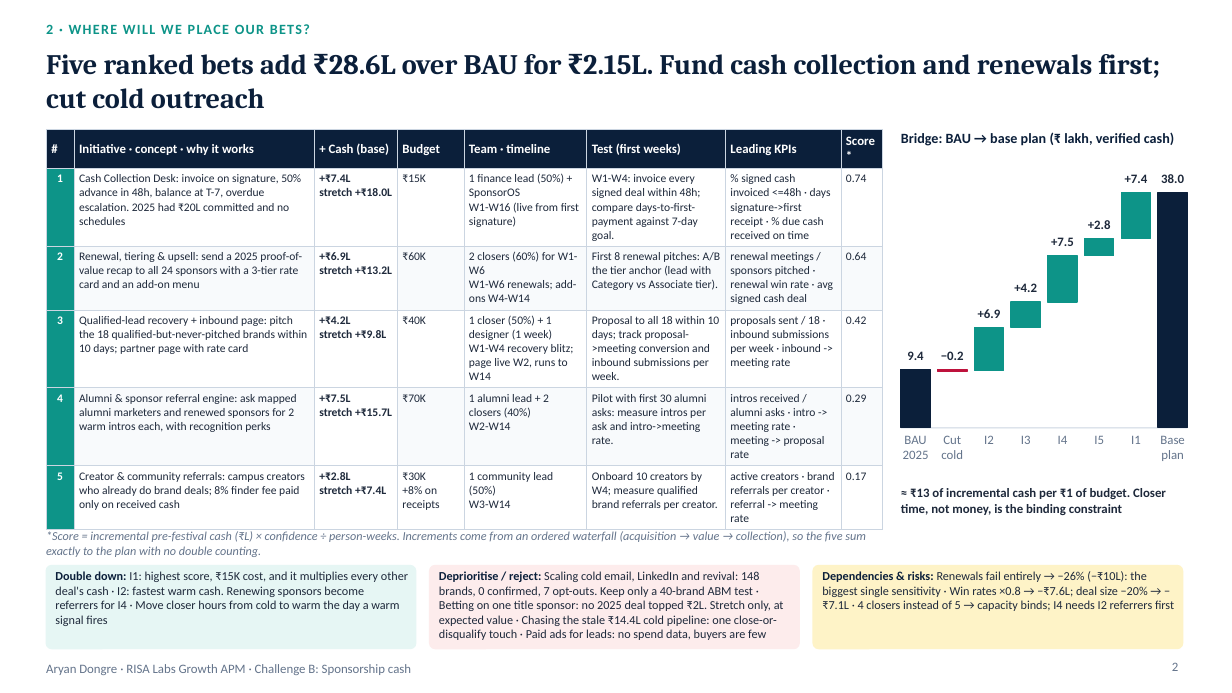
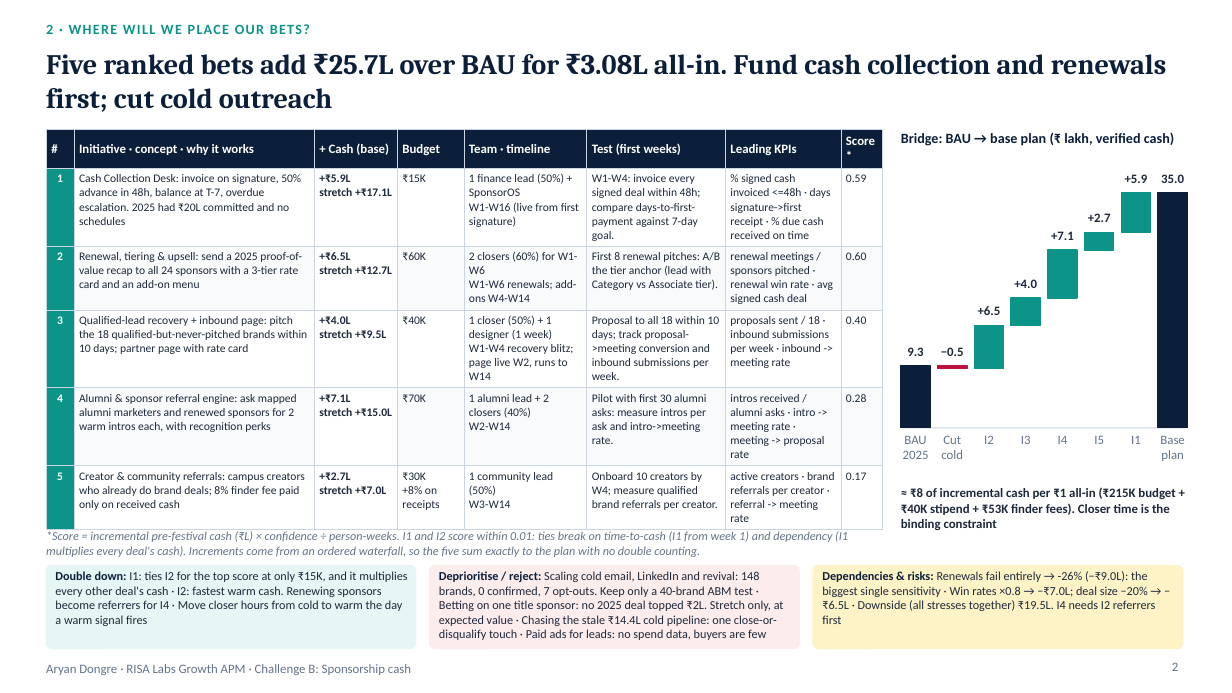
Before and after one commit to aryan2135/sponsoros-risa-growth, a slide deck: slide 2 of deliverables/RISA_Growth_Strategy.pptx. Drawn at 1232x693 pixels with LibreOffice and Linux fonts; fonts in the diff are those of the drawing. Boxes give left, top, right and bottom in pixels: in the first picture for what was removed or moved away, otherwise in the second. Text is boxed around its words. In the diff, an @@ line names an element or a change of style, - is before the commit and + after.

```diff
--- a/deliverables/RISA_Growth_Strategy.pptx
+++ b/deliverables/RISA_Growth_Strategy.pptx
@@ text at bbox=[46, 54, 1167, 112]: text changed @@
-Five ranked bets add ₹28.6L over BAU for ₹2.15L. Fund cash collection and renewals first; cut cold outreach
+Five ranked bets add ₹25.7L over BAU for ₹3.08L all-in. Fund cash collection and renewals first; cut cold outreach
@@ table at bbox=[46, 129, 883, 526] @@
-row 2, column 3: +₹7.4L / stretch +₹18.0L
+row 2, column 3: +₹5.9L / stretch +₹17.1L
-row 2, column 8: 0.74
+row 2, column 8: 0.59
-row 3, column 3: +₹6.9L / stretch +₹13.2L
+row 3, column 3: +₹6.5L / stretch +₹12.7L
-row 3, column 8: 0.64
+row 3, column 8: 0.60
-row 4, column 3: +₹4.2L / stretch +₹9.8L
+row 4, column 3: +₹4.0L / stretch +₹9.5L
-row 4, column 8: 0.42
+row 4, column 8: 0.40
-row 5, column 3: +₹7.5L / stretch +₹15.7L
+row 5, column 3: +₹7.1L / stretch +₹15.0L
-row 5, column 8: 0.29
+row 5, column 8: 0.28
-row 6, column 3: +₹2.8L / stretch +₹7.4L
+row 6, column 3: +₹2.7L / stretch +₹7.0L
@@ text at bbox=[1125, 174, 1148, 183]: text changed @@
-+7.4
++5.9
@@ rectangle: place and size @@
-rectangle at bbox=[1121, 193, 1151, 239]
+rectangle at bbox=[1121, 193, 1151, 233]
@@ text at bbox=[1051, 231, 1074, 240]: text changed @@
-+7.5
++7.1
@@ text at bbox=[1088, 213, 1111, 222]: text changed @@
-+2.8
++2.7
@@ text at bbox=[1014, 279, 1037, 288]: text changed @@
-+4.2
++4.0
@@ text at bbox=[978, 306, 1001, 315]: text changed @@
-+6.9
++6.5
@@ text at bbox=[907, 347, 923, 356]: text changed @@
-9.4
+9.3
@@ text at bbox=[941, 347, 964, 356]: text changed @@
-−0.2
+−0.5
@@ rectangle: place and size @@
-rectangle at bbox=[901, 370, 931, 428]
+rectangle at bbox=[901, 365, 931, 428]
@@ 4 rectangles: place and size @@
-4 rectangles at bbox=[938, 238, 1115, 372]
+4 rectangles at bbox=[938, 232, 1115, 369]
@@ text at bbox=[901, 487, 1175, 530]: text changed @@
-≈ ₹13 of incremental cash per ₹1 of budget. Closer time, not money, is the binding constraint
+≈ ₹8 of incremental cash per ₹1 all-in (₹215K budget + ₹40K stipend + ₹53K finder fees). Closer time is the binding constraint
@@ text at bbox=[46, 531, 848, 557]: text changed @@
-*Score = incremental pre-festival cash (₹L) × confidence ÷ person-weeks. Increments come from an ordered waterfall (acquisition → value → collection), so the five sum exactly to the plan with no double counting.
+*Score = incremental pre-festival cash (₹L) × confidence ÷ person-weeks. I1 and I2 score within 0.01: ties break on time-to-cash (I1 from week 1) and dependency (I1 multiplies every deal's cash). Increments come from an ordered waterfall, so the five sum exactly to the plan with no double counting.
@@ text at bbox=[55, 571, 407, 626]: text changed @@
-Double down: I1: highest score, ₹15K cost, and it multiplies every other deal's cash · I2: fastest warm cash. Renewing sponsors become referrers for I4 · Move closer hours from cold to warm the day a warm signal fires
+Double down: I1: ties I2 for the top score at only ₹15K, and it multiplies every other deal's cash · I2: fastest warm cash. Renewing sponsors become referrers for I4 · Move closer hours from cold to warm the day a warm signal fires
@@ text at bbox=[822, 571, 1156, 624]: text changed @@
-Dependencies & risks: Renewals fail entirely → −26% (−₹10L): the biggest single sensitivity · Win rates ×0.8 → −₹7.6L; deal size −20% → −₹7.1L · 4 closers instead of 5 → capacity binds; I4 needs I2 referrers first
+Dependencies & risks: Renewals fail entirely → -26% (−₹9.0L): the biggest single sensitivity · Win rates ×0.8 → −₹7.0L; deal size −20% → −₹6.5L · Downside (all stresses together) ₹19.5L. I4 needs I2 referrers first
```
Also in this commit, not shown: 2 other slides changed, 55 other files.
